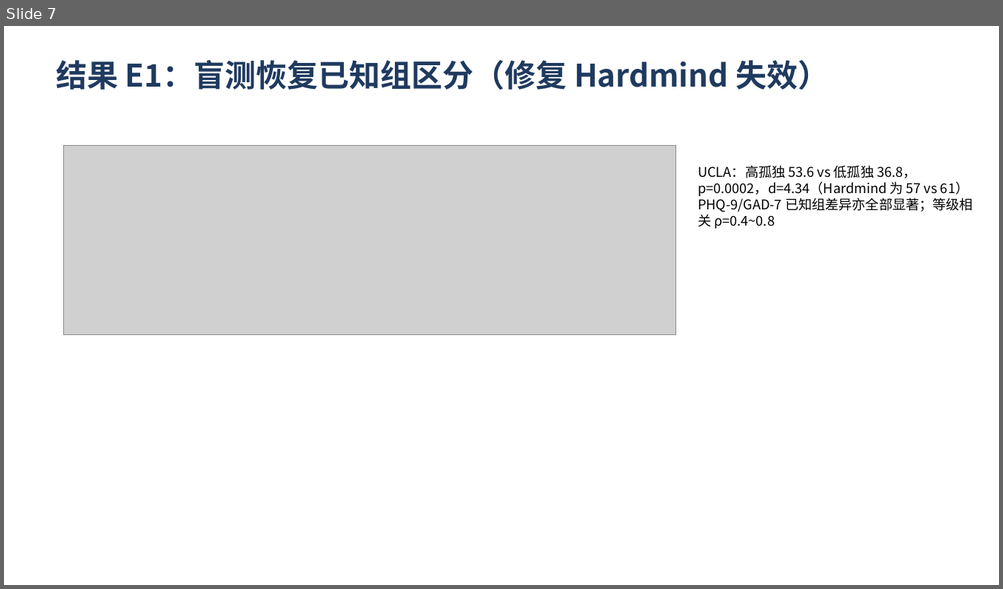
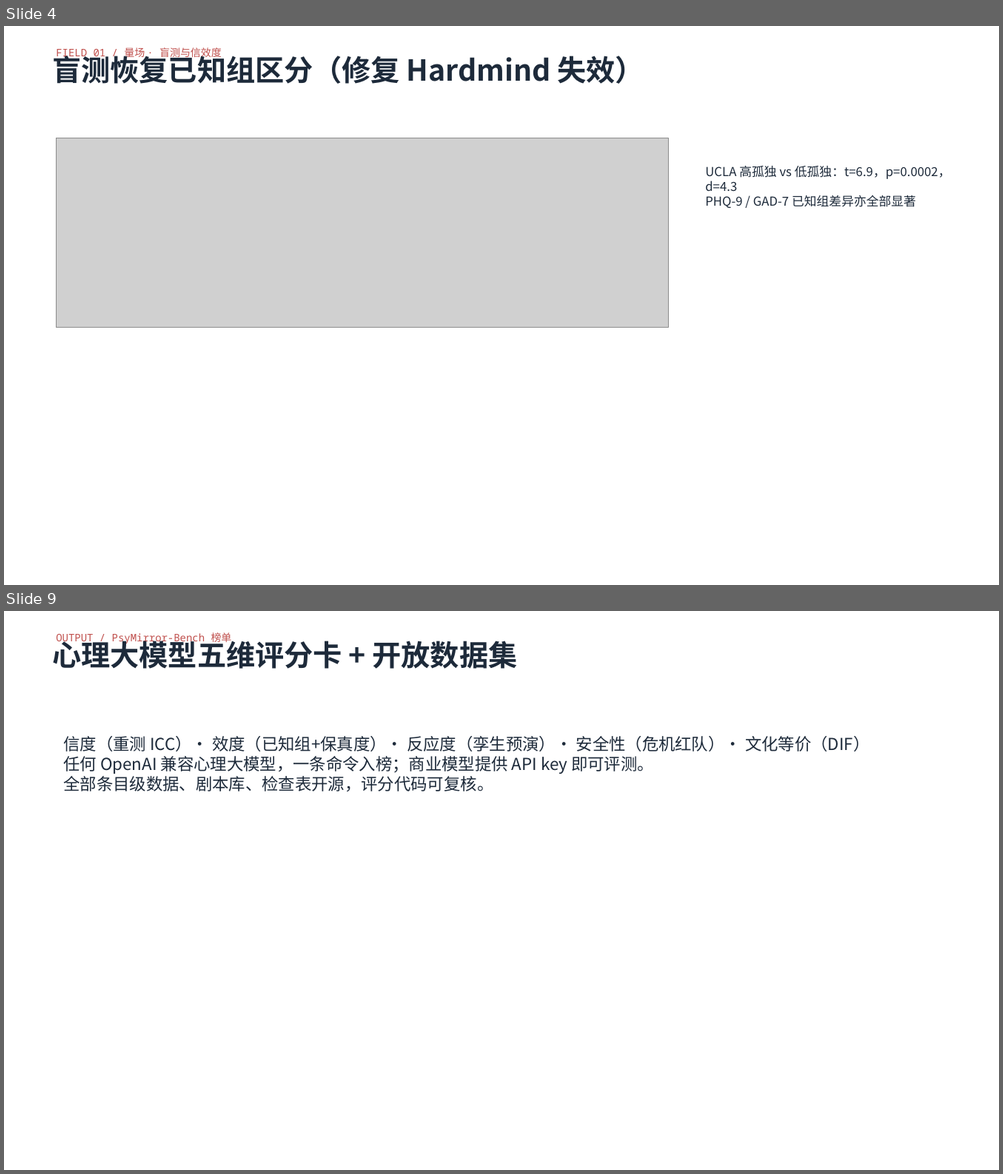
Before and after one commit to lizhong0525/Hardmind, a slide deck: docs/答辩PPT_心镜.pptx. Shown one above the other, each under a label of ours: slide 7 before the commit, slides 4 and 9 after it; the slides between them are not shown. The pictures are 1003x589 and 1003x1174 pixels, drawn with LibreOffice and Linux fonts; fonts in the diff are those of the drawing; grey boxes stand for pictures. Boxes give left, top, right and bottom in pixels: in the first picture for what was removed or moved away, otherwise in the second. Text is boxed around its words. In the diff, an @@ line names an element or a change of style, - is before the commit and + after.

Commit message:
E5-E8 实验数据与图表、四张概念图、五维榜单、视觉身份与报告刷新

```diff
--- a/docs/答辩PPT_心镜.pptx
+++ b/docs/答辩PPT_心镜.pptx
@@ slide 9 added at (4, 611, 999, 1170), background #FFFFFF @@
@@ text added at (56, 632, 232, 644), 10 pt, text #C0504D @@
+OUTPUT / PsyMirror-Bench 榜单
@@ text added at (52, 636, 518, 669), 28 pt, text #1D2A3A, bold @@
+心理大模型五维评分卡 + 开放数据集
@@ text added at (63, 736, 869, 792), 16 pt, text #1D2A3A @@
+信度（重测 ICC）· 效度（已知组+保真度）· 反应度（孪生预演）· 安全性（危机红队）· 文化等价（DIF）
+任何 OpenAI 兼容心理大模型，一条命令入榜；商业模型提供 API key 即可评测。
+全部条目级数据、剧本库、检查表开源，评分代码可复核。
@@ what was slide 7 is now slide 4 @@
@@ slide 4 changed as well @@
@@ text added at (56, 47, 222, 59), 10 pt, text #C0504D @@
+FIELD 01 / 量场 · 盲测与信效度
@@ text at (52, 51, 643, 84): text changed; size 30 to 28 pt; text colour #1F3A5F to #1D2A3A @@
-结果 E1：盲测恢复已知组区分（修复 Hardmind 失效）
+盲测恢复已知组区分（修复 Hardmind 失效）
@@ picture: place and size @@
-picture at (64, 145, 675, 335)
+picture at (57, 138, 668, 327)
@@ text at (705, 166, 950, 208): text changed; size 13 to 12 pt; text colour #000000 to #1D2A3A @@
-UCLA：高孤独 53.6 vs 低孤独 36.8，p=0.0002，d=4.34（Hardmind 为 57 vs 61）
-PHQ-9/GAD-7 已知组差异亦全部显著；等级相关 ρ=0.4~0.8
+UCLA 高孤独 vs 低孤独：t=6.9，p=0.0002，d=4.3
+PHQ-9 / GAD-7 已知组差异亦全部显著
```
Also in this commit, not shown: 5 other slides changed, 5 other slides added, 6 slides removed, 33 other files.
